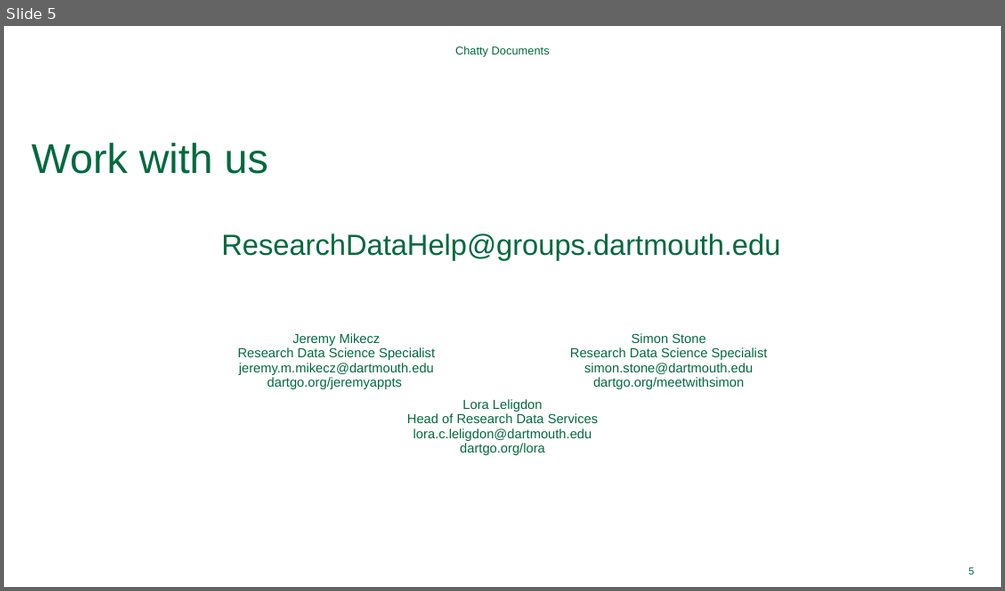
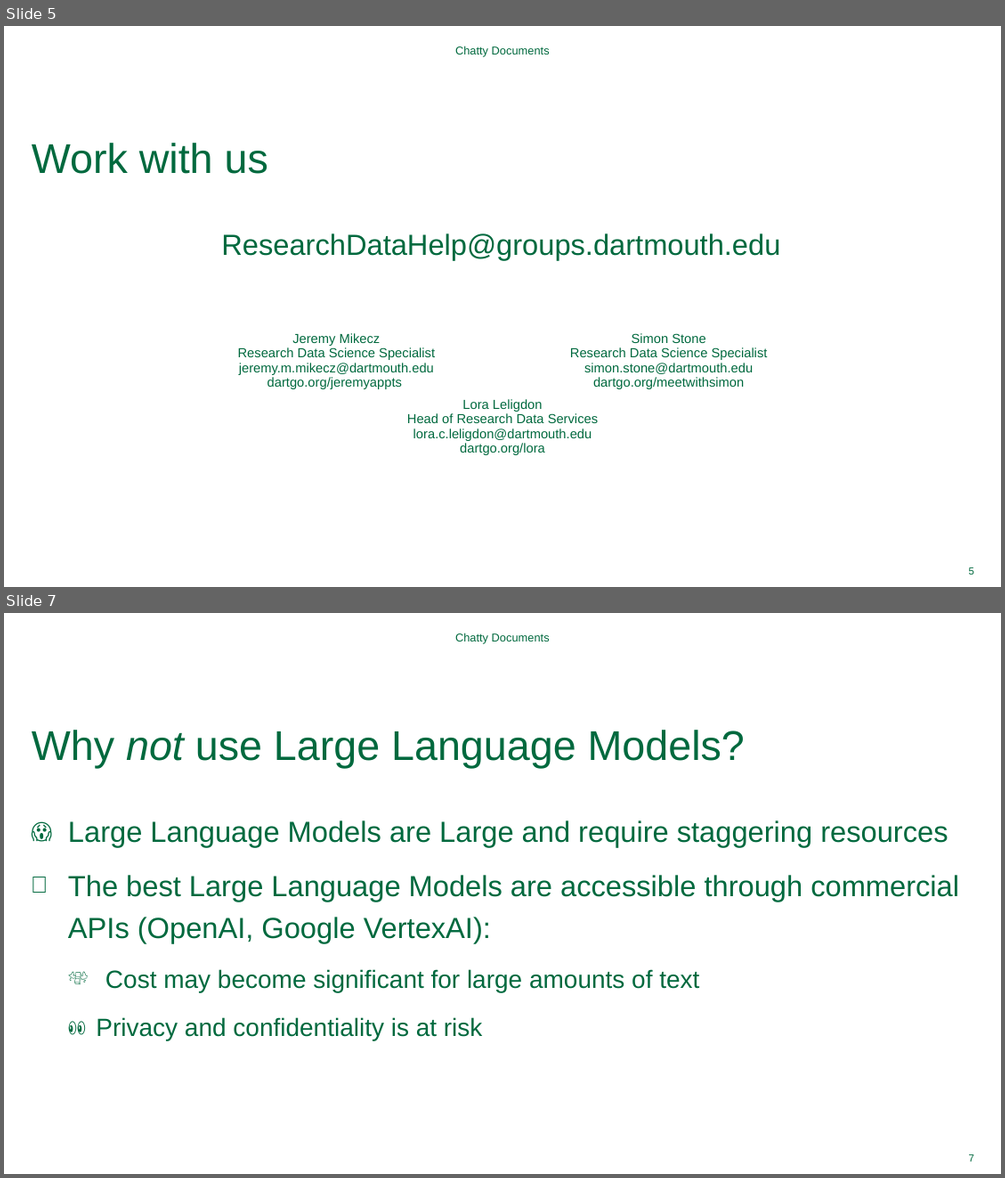
Before and after one commit to Dartmouth-Libraries/chatty-documents, a slide deck: ppt/chatty-documents.pptx. Shown one above the other, each under a label of ours: slide 5 before the commit, slides 5 and 7 after it; the slides between them are not shown. The pictures are 1005x591 and 1005x1178 pixels, drawn with LibreOffice and Linux fonts; fonts in the diff are those of the drawing; background and template pictures are left out. Boxes give left, top, right and bottom in pixels: in the first picture for what was removed or moved away, otherwise in the second. Text is boxed around its words. In the diff, an @@ line names an element or a change of style, - is before the commit and + after.

```diff
--- a/ppt/chatty-documents.pptx
+++ b/ppt/chatty-documents.pptx
@@ slide 7 added at box(4, 613, 1001, 1174), background #FFFFFF @@
@@ text added at box(455, 633, 550, 643), 11 pt, text #00693E @@
+Chatty Documents
@@ title added at box(32, 730, 744, 769), 40 pt, text #00693E @@
+Why not use Large Language Models?
@@ text added at box(68, 820, 959, 1040), 28 pt, text #00693E @@
+😱 Large Language Models are Large and require staggering resources
+🫤 The best Large Language Models are accessible through commercial APIs (OpenAI, Google VertexAI):
+  💸 Cost may become significant for large amounts of text
+  👀 Privacy and confidentiality is at risk
@@ page number added at box(969, 1154, 974, 1161), 9.8 pt, text #00693E @@
+7
```
Also in this commit, not shown: 6 slides changed, 3 other slides added, 4 slides removed, 2 other files.
